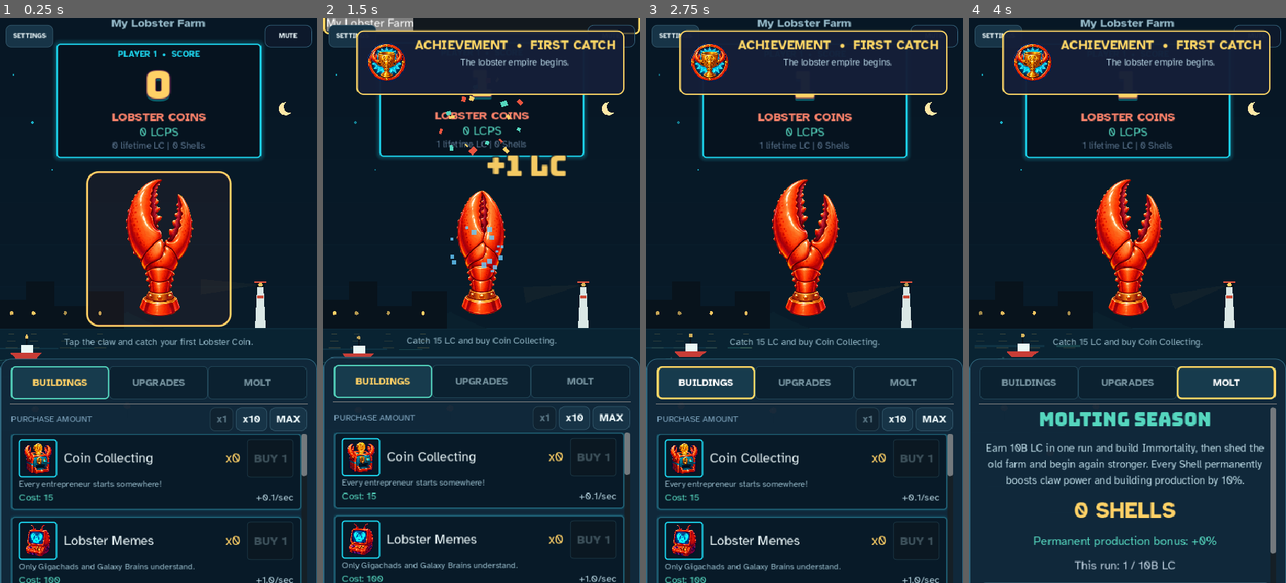
Above: before the commit, frames 1-4 (left to right).
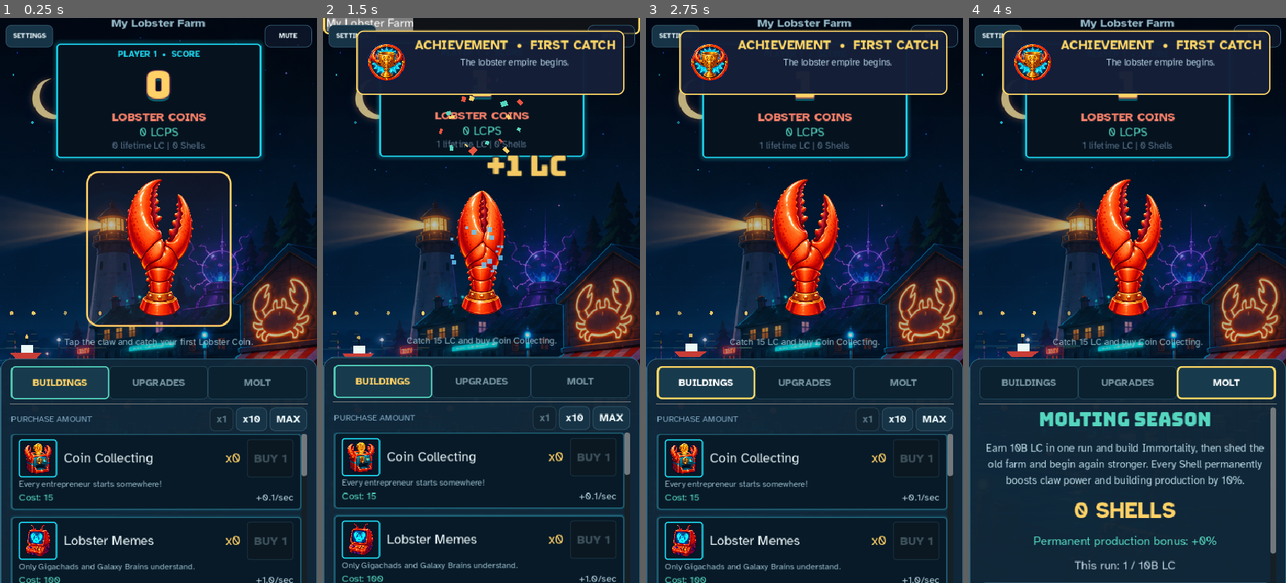
Above: after the commit, the same moments.

Repository: thecryptomasters/lobster-clicker
Game: Godot game, scene res://scenes/main.tscn
Same seed, same stepped clock (60 frames per second), same inputs: the game is played once before the commit and once after it.
Inputs (mouse positions are in pixels of both pictures, inside the frame that each line leads up to):
- Up to frame 1 (0.25 s): no input
- Up to frame 2 (1.5 s): click "My Lobster Farm" at 0.5 s; click (481, 249) at 1.25 s
- Up to frame 3 (2.75 s): click "BUILDINGS" at 2 s
- Up to frame 4 (4 s): click "UPGRADES" at 2.75 s; click "MOLT" at 3.5 s

The runs differ from the first frame. In frame 1, 11% of the frame differs, in the area x 0-100%, y 3-62%; in frame 2, 12%; in frame 3, 12%; in frame 4, 12%, in the area x 0-100%, y 6-62%.

Commit message:
feat: turn the harbor into a painted diorama

Diff:
--- a/scenes/harbor_backdrop.gd
+++ b/scenes/harbor_backdrop.gd
@@ -1,4 +1,6 @@
 extends Control
+
+const HARBOR_PAINTING := preload("res://assets/art/environment/harbor_diorama.png")
 
 const SKY := Color("#071725")
 const HORIZON := Color("#0d2b3b")
@@ -28,23 +30,21 @@
 	if size.x <= 0.0 or size.y <= 0.0:
 		return
 
-	# Broad horizontal bands give the harbor depth without competing with UI.
+	# The painted diorama supplies the material detail that the hero claw and
+	# building cabinets already have. The right-hand slice intentionally avoids
+	# the trophy claw in the source key art while retaining the lighthouse,
+	# waterfront businesses, reflections, dock clutter, and neon skyline.
 	draw_rect(Rect2(Vector2.ZERO, size), SKY)
+	_draw_painted_diorama(size)
 	var horizon_y := size.y * 0.55
 	for band_index in range(5):
 		var band_height := size.y * 0.075
 		var band_y := horizon_y - band_height * float(5 - band_index)
 		draw_rect(Rect2(0.0, band_y, size.x, band_height + 1.0), Color(HARBOR_HAZE, 0.025 + float(band_index) * 0.018))
-	draw_rect(Rect2(0, horizon_y, size.x, size.y - horizon_y), WATER)
-	draw_rect(Rect2(0, horizon_y - 2.0, size.x, 3.0), HORIZON)
 
 	var motion_time := 0.0 if GameManager.reduced_motion else _elapsed
 
-	# A soft moon and a few restrained arcade stars give the sky depth.
-	var moon_x_ratio := 0.90 if size.x < 700.0 else 0.42
-	var moon_position := Vector2(size.x * moon_x_ratio, size.y * 0.16)
-	draw_circle(moon_position, clampf(size.x * 0.018, 10.0, 23.0), Color("#ffe7a6"))
-	draw_circle(moon_position + Vector2(6.0, -3.0), clampf(size.x * 0.017, 9.0, 22.0), SKY)
+	# Sparse animated stars keep the painting alive without competing with the UI.
 	for star_index in range(7):
 		var star_x := size.x * (0.04 + float(star_index) * 0.062)
 		var star_y := size.y * (0.10 + float((star_index * 7) % 17) * 0.012)
@@ -57,23 +57,7 @@
 			draw_line(gull_origin + Vector2(-5.0, 1.5), gull_origin, Color("#8db3be", 0.36), 1.4)
 			draw_line(gull_origin, gull_origin + Vector2(5.0, 1.5), Color("#8db3be", 0.36), 1.4)
 
-	# A second shoreline layer softens the jump from open sky to the working harbor.
-	var headland := PackedVector2Array([
-		Vector2(size.x * 0.30, horizon_y), Vector2(size.x * 0.35, horizon_y - 16.0),
-		Vector2(size.x * 0.40, horizon_y - 26.0), Vector2(size.x * 0.46, horizon_y - 12.0),
-		Vector2(size.x * 0.52, horizon_y),
-	])
-	draw_colored_polygon(headland, Color("#0a202d"))
-
-	# Distant waterfront silhouettes and blinking warm windows.
-	var skyline: Array[Vector2] = [
-		Vector2(0, horizon_y), Vector2(0, horizon_y - 44), Vector2(size.x * 0.08, horizon_y - 44),
-		Vector2(size.x * 0.08, horizon_y - 72), Vector2(size.x * 0.17, horizon_y - 72),
-		Vector2(size.x * 0.17, horizon_y - 35), Vector2(size.x * 0.28, horizon_y - 35),
-		Vector2(size.x * 0.28, horizon_y - 58), Vector2(size.x * 0.39, horizon_y - 58),
-		Vector2(size.x * 0.39, horizon_y), Vector2(size.x, horizon_y)
-	]
-	draw_colored_polygon(PackedVector2Array(skyline), DOCK)
+	# Blinking windows and broken reflections sit on top of the painted shops.
 	var window_ratios := [0.035, 0.105, 0.205, 0.315]
 	for light_index in range(window_ratios.size()):
 		var pulse := 0.62 + 0.38 * (0.5 + 0.5 * sin(motion_time * 1.2 + float(light_index) * 1.9))
@@ -84,26 +68,6 @@
 			var reflection_y := horizon_y + 8.0 + float(reflection_index) * 10.0
 			var reflection_width := 8.0 + float(reflection_index) * 5.0
 			draw_line(Vector2(light_x - reflection_width * 0.5, reflection_y), Vector2(light_x + reflection_width * 0.5, reflection_y), Color(GOLD, pulse * (0.22 - float(reflection_index) * 0.045)), 1.4)
-
-	# The lighthouse gives the horizon a quiet animated landmark and a faint beacon sweep.
-	var lighthouse_x := size.x * (0.82 if size.x < 700.0 else 0.42)
-	var lighthouse_base_y := horizon_y - 2.0
-	var lighthouse_top := lighthouse_base_y - clampf(size.y * 0.10, 34.0, 62.0)
-	draw_colored_polygon(PackedVector2Array([
-		Vector2(lighthouse_x - 8.0, lighthouse_base_y), Vector2(lighthouse_x + 8.0, lighthouse_base_y),
-		Vector2(lighthouse_x + 4.5, lighthouse_top), Vector2(lighthouse_x - 4.5, lighthouse_top),
-	]), Color("#dbe8e6"))
-	draw_rect(Rect2(lighthouse_x - 5.0, lighthouse_top + 13.0, 10.0, 5.0), CORAL.darkened(0.12))
-	draw_rect(Rect2(lighthouse_x - 7.0, lighthouse_top - 6.0, 14.0, 7.0), DOCK)
-	draw_line(Vector2(lighthouse_x - 9.0, lighthouse_top - 7.0), Vector2(lighthouse_x + 9.0, lighthouse_top - 7.0), CORAL, 2.0)
-	var beacon_origin := Vector2(lighthouse_x, lighthouse_top - 3.0)
-	var sweep_direction := Vector2(-1.0, sin(motion_time * 0.42) * 0.30).normalized()
-	var beacon_length := clampf(size.x * 0.18, 90.0, 260.0)
-	var beacon_end := beacon_origin + sweep_direction * beacon_length
-	var beacon_normal := Vector2(-sweep_direction.y, sweep_direction.x) * 12.0
-	draw_colored_polygon(PackedVector2Array([beacon_origin, beacon_end + beacon_normal, beacon_end - beacon_normal]), Color(GOLD, 0.035))
-	var beacon_alpha := 0.66 + 0.34 * (0.5 + 0.5 * sin(motion_time * 2.0))
-	draw_circle(beacon_origin, 3.0, Color(GOLD, beacon_alpha))
 
 	# Water highlights continuously drift and shimmer across the harbor.
 	for i in range(7):
@@ -174,6 +138,30 @@
 			var rope_end := Vector2(lerpf(dock_post_positions[0], dock_post_positions[1], next_t), rope_y + sin(next_t * PI) * 24.0)
 			draw_line(rope_start, rope_end, Color("#815d3d", 0.60), 2.2)
 
+func _draw_painted_diorama(size: Vector2) -> void:
+	var visible_width := size.x if size.x < 700.0 else size.x * 0.455
+	var destination := Rect2(0.0, 0.0, visible_width, size.y)
+	var texture_size := HARBOR_PAINTING.get_size()
+	var destination_aspect := visible_width / maxf(size.y, 1.0)
+	var right_slice_width := texture_size.x * 0.35
+	var source_size := Vector2.ZERO
+
+	if destination_aspect >= right_slice_width / texture_size.y:
+		source_size.x = right_slice_width
+		source_size.y = right_slice_width / destination_aspect
+	else:
+		source_size.y = texture_size.y
+		source_size.x = texture_size.y * destination_aspect
+
+	var source_origin := Vector2(
+		texture_size.x - source_size.x,
+		(texture_size.y - source_size.y) * 0.5
+	)
+	draw_texture_rect_region(HARBOR_PAINTING, destination, Rect2(source_origin, source_size))
+	# A navy glaze keeps labels and the bright hero silhouette readable while
+	# preserving the painting's coral, cyan, violet, and warm-window detail.
+	draw_rect(destination, Color("#04111d", 0.24))
+
 func get_active_landmark_count() -> int:
 	var active := 0
 	for count in GameManager.building_counts:
--- a/tests/run_tests.gd
+++ b/tests/run_tests.gd
@@ -271,6 +271,7 @@
 	_expect(final_illustrated_building.icon_texture.texture != null and final_illustrated_building.icon_badge.visible == false, "all nine buildings use illustrated arcade cabinet art")
 	var harbor_backdrop = main_ui.get_node_or_null("HarborBackdrop")
 	_expect(harbor_backdrop != null, "Midnight Harbor backdrop is present")
+	_expect(ResourceLoader.exists("res://assets/art/environment/harbor_diorama.png"), "painted harbor diorama is packaged")
 	_expect(harbor_backdrop != null and harbor_backdrop.is_processing(), "living harbor animation is active")
 	_expect(harbor_backdrop.get_active_landmark_count() == 0, "fresh harbor starts without earned empire landmarks")
 	GameManager.building_counts[0] = 1
Binary file added: assets/art/environment/harbor_diorama.png
Not shown, added: assets/art/environment/harbor_diorama.png.import
Binary file changed: steam/screenshots/01-harbor-empire.png
Binary file changed: steam/screenshots/02-upgrade-arcade.png
Binary file changed: steam/screenshots/03-capsule-catcher.png
Binary file changed: steam/screenshots/04-lobster-card-draw.png
Binary file changed: steam/screenshots/05-offline-shift-report.png
Binary file changed: steam/screenshots/06-molt-complete.png
Not shown, changed: export/index.html
Not shown, changed: export/index.pck
